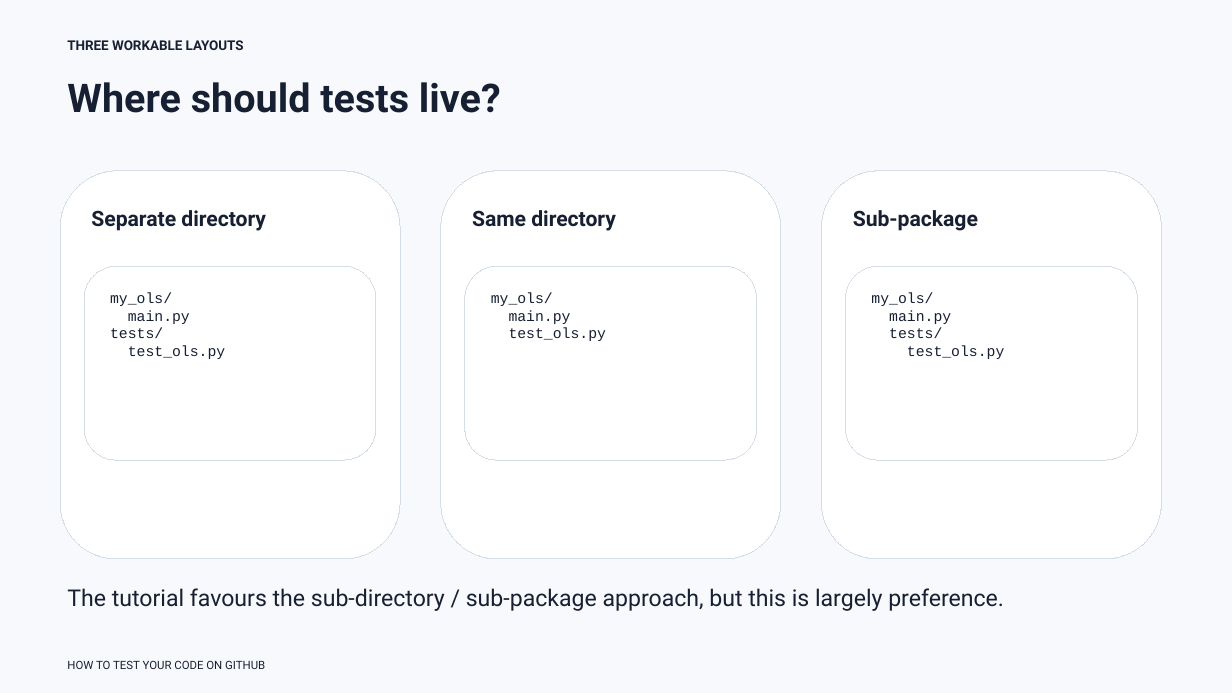
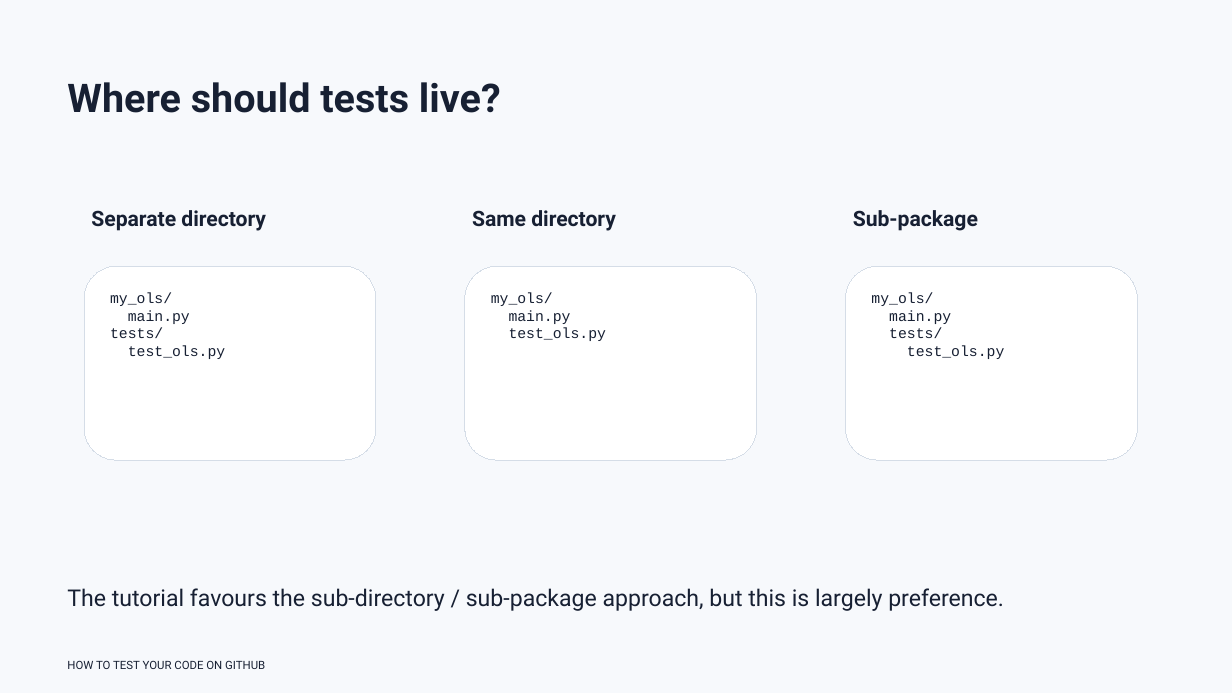
Before and after one commit to rbesenczi/my_ols, a slide deck: slide 18 of presentation/how_to_test_your_code.pptx. Drawn at 1232x693 pixels with LibreOffice and Linux fonts; fonts in the diff are those of the drawing. Boxes give left, top, right and bottom in pixels: in the first picture for what was removed or moved away, otherwise in the second. Text is boxed around its words. In the diff, an @@ line names an element or a change of style, - is before the commit and + after.

```diff
--- a/presentation/how_to_test_your_code.pptx
+++ b/presentation/how_to_test_your_code.pptx
@@ text removed at <box>67,40,244,50</box> @@
-THREE WORKABLE LAYOUTS
@@ rounded rectangle removed at <box>60,171,400,559</box> @@
@@ rounded rectangle removed at <box>441,171,781,559</box> @@
@@ rounded rectangle removed at <box>822,171,1162,559</box> @@
```
Also in this commit, not shown: 24 other slides changed, 2 slides added.
